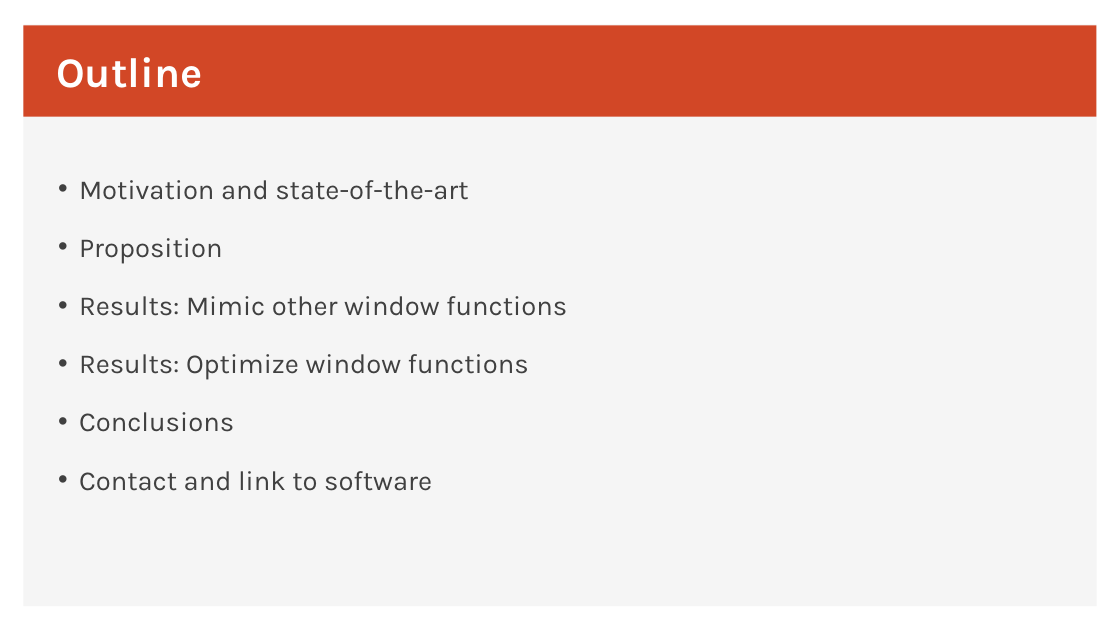
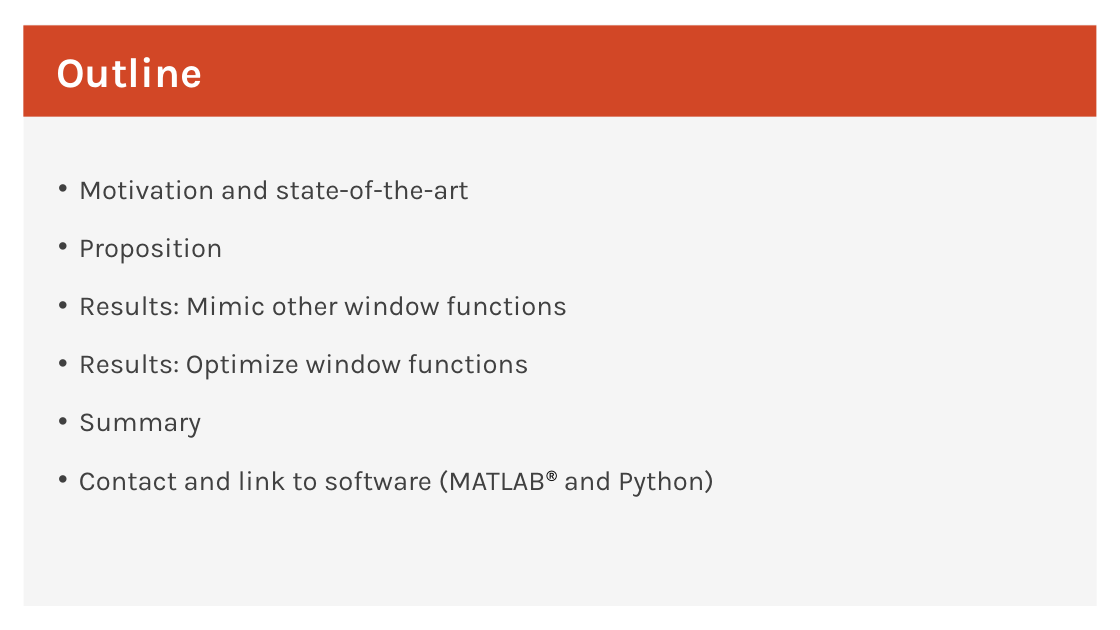
Before and after one commit to EmbDSP/GAP, a slide deck: slide 2 of GAP_Window.pptx. Drawn at 1120x630 pixels with LibreOffice and Linux fonts; fonts in the diff are those of the drawing. Boxes give left, top, right and bottom in pixels: in the first picture for what was removed or moved away, otherwise in the second. Text is boxed around its words. In the diff, an @@ line names an element or a change of style, - is before the commit and + after.

```diff
--- a/GAP_Window.pptx
+++ b/GAP_Window.pptx
@@ text at <box>79,413,714,497</box>: text changed @@
-• Conclusions
-• Contact and link to software
+• Summary
+• Contact and link to software (MATLAB® and Python)
```
Also in this commit, not shown: 10 other slides changed, 1 other file.
